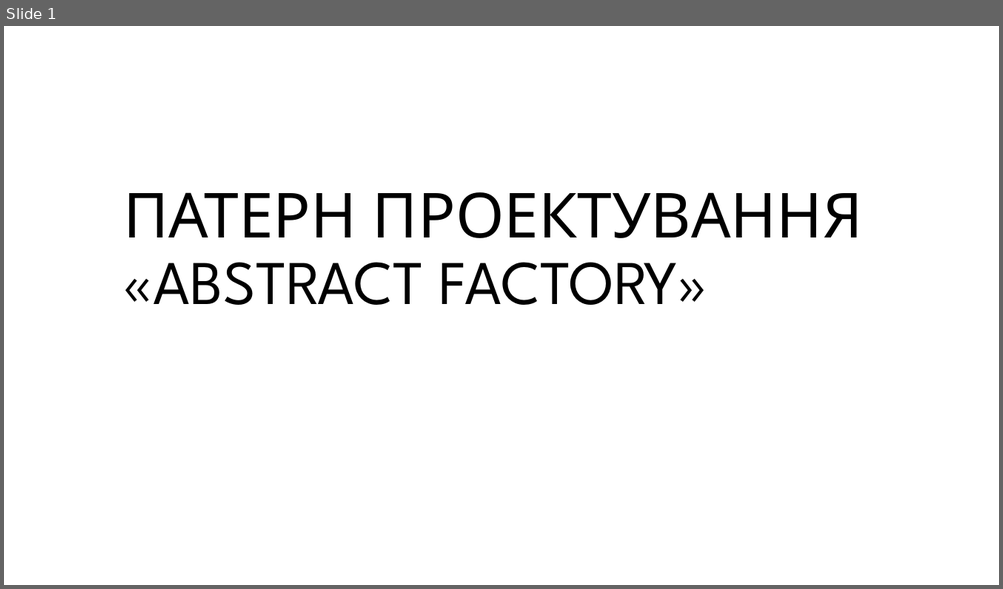
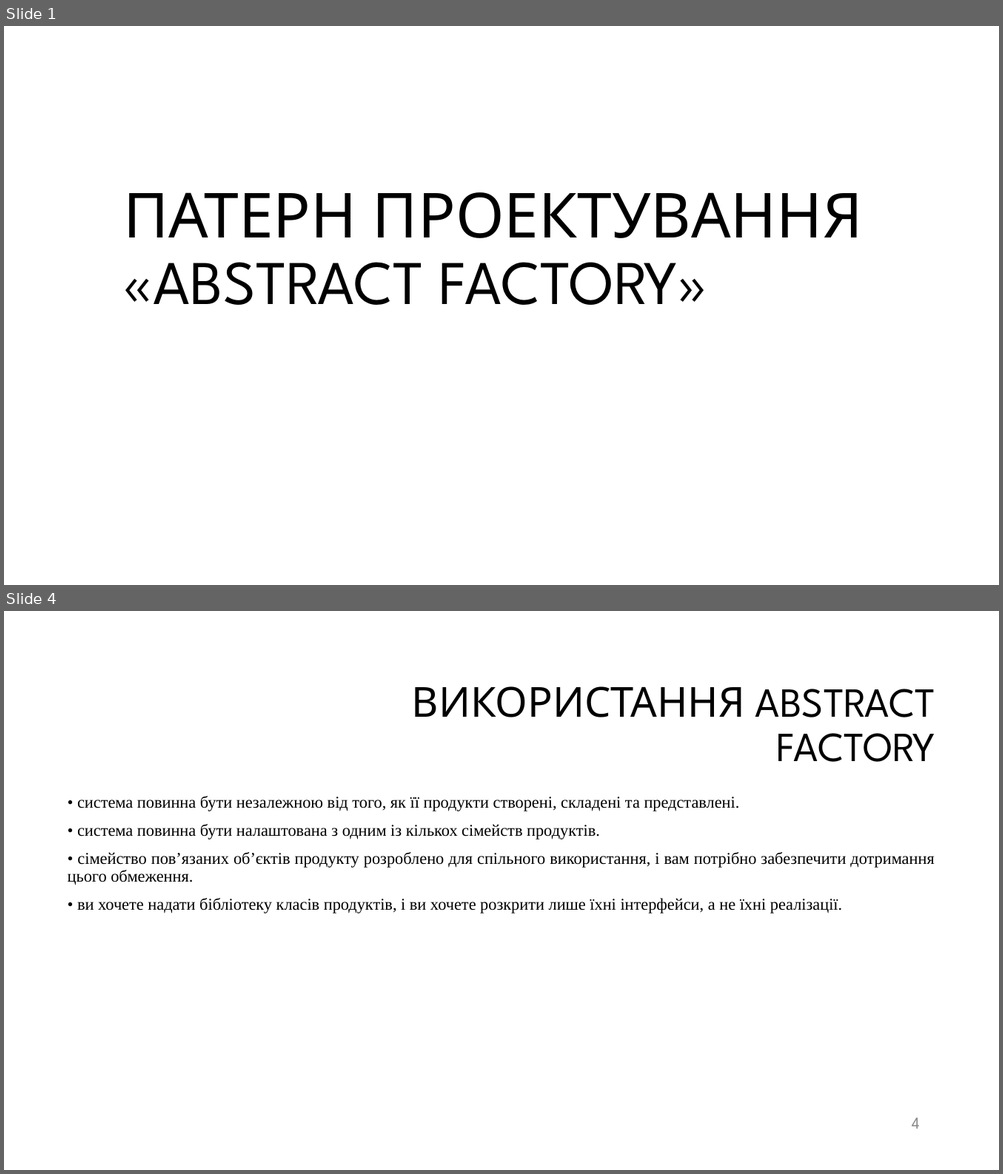
Before and after one commit to erdoganishe/6Semestr, a slide deck: АПЗ/PZ/PZ1/Abstract factory.pptx. Shown one above the other, each under a label of ours: slide 1 before the commit, slides 1 and 4 after it; the slides between them are not shown. The pictures are 1003x589 and 1003x1174 pixels, drawn with LibreOffice and Linux fonts; fonts in the diff are those of the drawing; background and template pictures are left out. Boxes give left, top, right and bottom in pixels: in the first picture for what was removed or moved away, otherwise in the second. Text is boxed around its words. In the diff, an @@ line names an element or a change of style, - is before the commit and + after.

```diff
--- a/АПЗ/PZ/PZ1/Abstract factory.pptx
+++ b/АПЗ/PZ/PZ1/Abstract factory.pptx
@@ slide 4 added at bbox=[4, 611, 999, 1170], background #FFFFFF @@
@@ title added at bbox=[412, 686, 935, 762], 40 pt, text #000000 @@
+ВИКОРИСТАННЯ ABSTRACT FACTORY
@@ text added at bbox=[68, 796, 933, 914], 16 pt, text #000000 @@
+• система повинна бути незалежною від того, як її продукти створені, складені та представлені.
+• система повинна бути налаштована з одним із кількох сімейств продуктів.
+• сімейство пов’язаних об’єктів продукту розроблено для спільного використання, і вам потрібно забезпечити дотримання цього обмеження.
+• ви хочете надати бібліотеку класів продуктів, і ви хочете розкрити лише їхні інтерфейси, а не їхні реалізації.
@@ page number added at bbox=[911, 1118, 919, 1129], 16 pt, text #8C8C8C @@
+4
```
Also in this commit, not shown: 1 slide changed, 5 other slides added, 1 slide removed, 2 other files.
